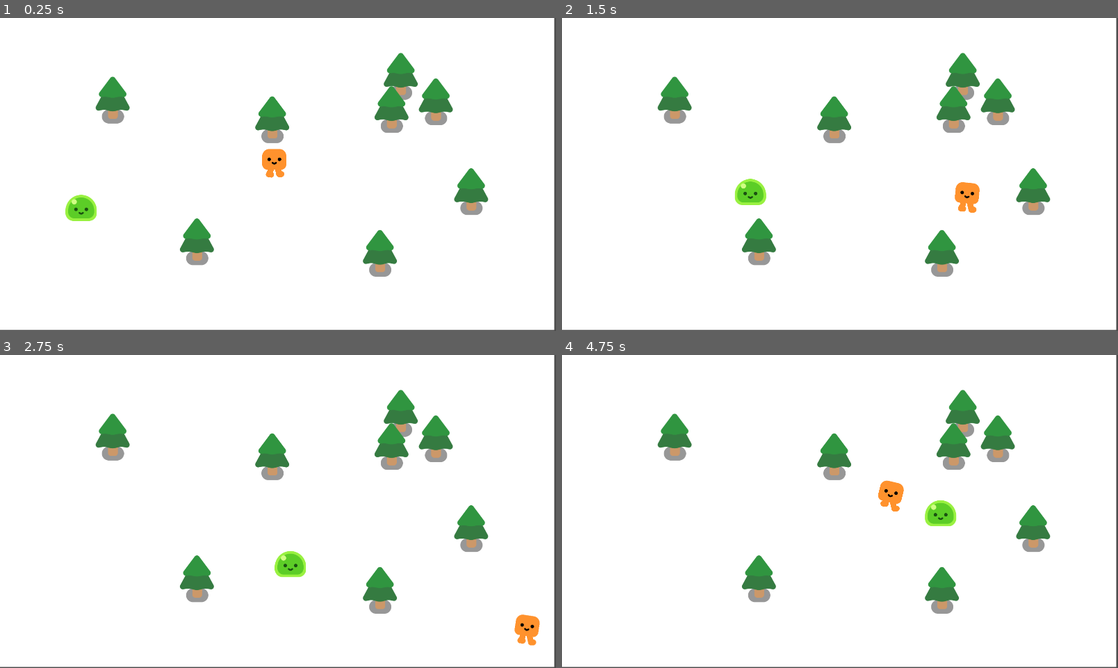
Above: before the commit, frames 1-4 (two rows, left to right).
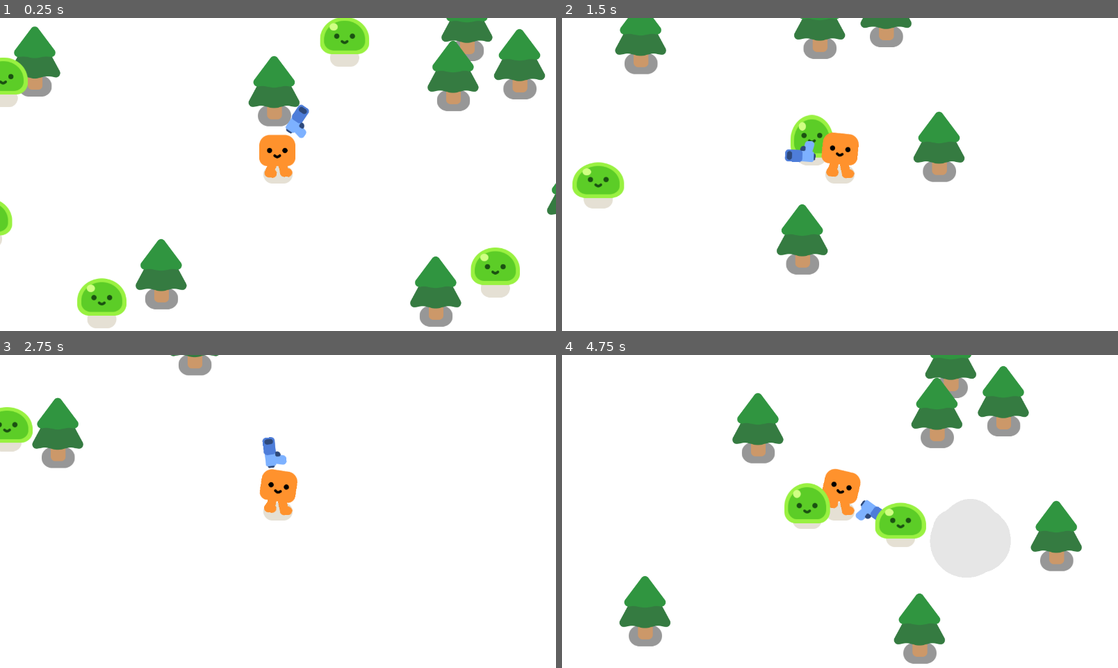
Above: after the commit, the same moments.

Repository: Nexilios/survivor-like
Game: Godot game, scene res://scenes/survivors_game.tscn
Two runs of this game, one before a commit and one after it. Both use one fixed random seed, a clock stepped at 60 frames per second and the inputs below.
Inputs (mouse positions are in pixels of both pictures, inside the frame that each line leads up to):
- Up to frame 1 (0.25 s): no input
- Up to frame 2 (1.5 s): move the mouse to (962, 158) at 0.52 s; hold D (move_right) 0.53-1.28 s; move the mouse to (728, 190) at 1.27 s; hold S (move_down) from 1.28 s (still down)
- Up to frame 3 (2.75 s): move the mouse to (333, 442) at 2.02 s; release S (move_down) at 2.03 s; hold D (move_right) from 2.03 s (still down)
- Up to frame 4 (4.75 s): move the mouse to (812, 574) at 2.77 s; release D (move_right) at 2.78 s; hold W (move_up) 2.78-3.53 s; move the mouse to (1006, 558) at 3.52 s; hold A (move_left) from 3.53 s (still down); move the mouse to (673, 464) at 4.27 s

The runs differ from the first frame. In frame 1, 19% of the frame differs, in the area x 0-100%, y 0-100%; in frame 2, 14%; in frame 3, 9.4%; in frame 4, 20%.

Commit message:
Added new scenes and increased the amount of mob
- Now the player will have a camera that always follow them around the map using PhantomCamera plugin
- Now the map will have an infinite white background
- Added HealthComponent Scene for Health management for Player and Mob
- Added Gun and Bullet Scene
- Implemented shooting mechanics
- Mob now play animations and spawn Smoke when dies
- Edited game window property such as size, borderless, and resizable property for easier debugging

Diff:
--- a/project.godot
+++ b/project.godot
@@ -89,21 +89,13 @@
 
 [display]
 
-window/size/viewport_width=1920
-window/size/viewport_height=1080
-window/size/mode=3
-window/size/resizable=false
-window/size/borderless=true
+window/size/viewport_width=1280
+window/size/viewport_height=720
 window/stretch/mode="viewport"
 
 [dotnet]
 
 project/assembly_name="Getting started with Godot 4"
-
-[editor]
-
-version_control/plugin_name="GitPlugin"
-version_control/autoload_on_startup=true
 
 [editor_plugins]
 
--- /dev/null
+++ b/scenes/bullet.tscn
@@ -0,0 +1,22 @@
+[gd_scene load_steps=4 format=3 uid="uid://cj5iw2o2uloww"]
+
+[ext_resource type="Texture2D" uid="uid://dftkbqwsfd68r" path="res://assets/pistol/projectile.png" id="1_2qagu"]
+[ext_resource type="Script" path="res://scripts/bullet.gd" id="1_tkoo2"]
+
+[sub_resource type="CircleShape2D" id="CircleShape2D_vhwny"]
+radius = 17.0294
+
+[node name="Bullet" type="Area2D"]
+top_level = true
+collision_layer = 0
+collision_mask = 3
+script = ExtResource("1_tkoo2")
+
+[node name="Projectile" type="Sprite2D" parent="."]
+position = Vector2(-11, -1)
+texture = ExtResource("1_2qagu")
+
+[node name="CollisionShape2D" type="CollisionShape2D" parent="."]
+shape = SubResource("CircleShape2D_vhwny")
+
+[connection signal="body_entered" from="." to="." method="_on_body_entered"]
--- /dev/null
+++ b/scenes/gun.tscn
@@ -0,0 +1,31 @@
+[gd_scene load_steps=4 format=3 uid="uid://q5lnlxdb05vr"]
+
+[ext_resource type="Texture2D" uid="uid://cswb5do8rrj7q" path="res://assets/pistol/pistol.png" id="1_27hsx"]
+[ext_resource type="Script" path="res://scripts/gun.gd" id="1_kdow5"]
+
+[sub_resource type="CircleShape2D" id="CircleShape2D_8w2el"]
+radius = 353.013
+
+[node name="Gun" type="Area2D"]
+collision_layer = 0
+collision_mask = 2
+script = ExtResource("1_kdow5")
+
+[node name="CollisionShape2D" type="CollisionShape2D" parent="."]
+shape = SubResource("CircleShape2D_8w2el")
+
+[node name="WeaponPivot" type="Marker2D" parent="."]
+
+[node name="Pistol" type="Sprite2D" parent="WeaponPivot"]
+position = Vector2(91, 2)
+texture = ExtResource("1_27hsx")
+
+[node name="ShootingPoint" type="Marker2D" parent="WeaponPivot/Pistol"]
+unique_name_in_owner = true
+position = Vector2(78, -10)
+
+[node name="Timer" type="Timer" parent="."]
+wait_time = 0.25
+autostart = true
+
+[connection signal="timeout" from="Timer" to="." method="_on_timer_timeout"]
--- /dev/null
+++ b/scenes/health_component.tscn
@@ -0,0 +1,6 @@
+[gd_scene load_steps=2 format=3 uid="uid://lsnw1bwnqst5"]
+
+[ext_resource type="Script" path="res://scripts/health.gd" id="1_48lys"]
+
+[node name="HealthComponent" type="Node2D"]
+script = ExtResource("1_48lys")
--- a/scenes/mob.tscn
+++ b/scenes/mob.tscn
@@ -1,18 +1,26 @@
-[gd_scene load_steps=4 format=3 uid="uid://c468ghrbqxl8m"]
+[gd_scene load_steps=5 format=3 uid="uid://c468ghrbqxl8m"]
 
 [ext_resource type="Script" path="res://scripts/mob.gd" id="1_2u5v6"]
 [ext_resource type="PackedScene" uid="uid://ogik4s70pgwl" path="res://assets/characters/slime/slime.tscn" id="1_cc1db"]
+[ext_resource type="PackedScene" uid="uid://lsnw1bwnqst5" path="res://scenes/health_component.tscn" id="3_hufdj"]
 
 [sub_resource type="CircleShape2D" id="CircleShape2D_lng07"]
 radius = 55.0364
 
-[node name="Mob" type="CharacterBody2D"]
+[node name="Mob" type="CharacterBody2D" node_paths=PackedStringArray("health_component")]
+collision_layer = 2
+collision_mask = 3
 platform_floor_layers = 0
 script = ExtResource("1_2u5v6")
+health_component = NodePath("HealthComponent")
 
 [node name="Slime" parent="." instance=ExtResource("1_cc1db")]
+unique_name_in_owner = true
 position = Vector2(0, 5)
 
 [node name="CollisionShape2D" type="CollisionShape2D" parent="."]
 position = Vector2(0, -23)
 shape = SubResource("CircleShape2D_lng07")
+
+[node name="HealthComponent" parent="." instance=ExtResource("3_hufdj")]
+MAX_HEALTH = 3.0
--- a/scenes/player.tscn
+++ b/scenes/player.tscn
@@ -1,17 +1,46 @@
-[gd_scene load_steps=4 format=3 uid="uid://4pr75ihm50sp"]
+[gd_scene load_steps=10 format=3 uid="uid://4pr75ihm50sp"]
 
 [ext_resource type="PackedScene" uid="uid://pbmyh1qru7p" path="res://assets/characters/happy_boo/happy_boo.tscn" id="1_1u3s1"]
 [ext_resource type="Script" path="res://scripts/player.gd" id="1_3j00y"]
+[ext_resource type="Script" path="res://addons/phantom_camera/scripts/phantom_camera/phantom_camera_2d.gd" id="3_gcjrg"]
+[ext_resource type="Script" path="res://addons/phantom_camera/scripts/resources/tween_resource.gd" id="4_3koir"]
+[ext_resource type="Script" path="res://addons/phantom_camera/scripts/phantom_camera_host/phantom_camera_host.gd" id="5_tdlvr"]
+[ext_resource type="PackedScene" uid="uid://q5lnlxdb05vr" path="res://scenes/gun.tscn" id="6_jc5p4"]
+[ext_resource type="PackedScene" uid="uid://lsnw1bwnqst5" path="res://scenes/health_component.tscn" id="7_yrgnw"]
 
 [sub_resource type="CircleShape2D" id="CircleShape2D_3vjss"]
 radius = 31.0161
 
-[node name="Player" type="CharacterBody2D"]
+[sub_resource type="Resource" id="Resource_jd8m1"]
+script = ExtResource("4_3koir")
+duration = 1.0
+transition = 0
+ease = 2
+
+[node name="Player" type="CharacterBody2D" node_paths=PackedStringArray("health_component")]
 platform_floor_layers = 0
 script = ExtResource("1_3j00y")
+health_component = NodePath("HealthComponent")
 
 [node name="HappyBoo" parent="." instance=ExtResource("1_1u3s1")]
 unique_name_in_owner = true
 
 [node name="CollisionShape2D" type="CollisionShape2D" parent="."]
 shape = SubResource("CircleShape2D_3vjss")
+
+[node name="PhantomCamera2D" type="Node2D" parent="." node_paths=PackedStringArray("follow_target")]
+script = ExtResource("3_gcjrg")
+priority = 1
+follow_mode = 1
+follow_target = NodePath("../HappyBoo")
+tween_resource = SubResource("Resource_jd8m1")
+
+[node name="Camera2D" type="Camera2D" parent="."]
+
+[node name="PhantomCameraHost" type="Node" parent="Camera2D"]
+script = ExtResource("5_tdlvr")
+
+[node name="Gun" parent="." instance=ExtResource("6_jc5p4")]
+position = Vector2(0, -46)
+
+[node name="HealthComponent" parent="." instance=ExtResource("7_yrgnw")]
--- a/scenes/survivors_game.tscn
+++ b/scenes/survivors_game.tscn
@@ -7,7 +7,10 @@
 [node name="Game" type="Node2D"]
 y_sort_enabled = true
 
-[node name="ColorRect" type="ColorRect" parent="."]
+[node name="CanvasLayer" type="CanvasLayer" parent="."]
+layer = -1
+
+[node name="ColorRect" type="ColorRect" parent="CanvasLayer"]
 offset_right = 1914.0
 offset_bottom = 1076.0
 
@@ -40,3 +43,15 @@
 
 [node name="Mob" parent="." instance=ExtResource("3_mykut")]
 position = Vector2(207, 702)
+
+[node name="Mob2" parent="." instance=ExtResource("3_mykut")]
+position = Vector2(1139, 204)
+
+[node name="Mob3" parent="." instance=ExtResource("3_mykut")]
+position = Vector2(1516, 834)
+
+[node name="Mob4" parent="." instance=ExtResource("3_mykut")]
+position = Vector2(485, 918)
+
+[node name="Mob5" parent="." instance=ExtResource("3_mykut")]
+position = Vector2(284, 341)
--- /dev/null
+++ b/scripts/bullet.gd
@@ -0,0 +1,21 @@
+extends Area2D
+
+var travelled_distance: float = 0
+
+func _physics_process(delta):
+	const SPEED: float = 1000.0
+	const RANGE: int = 1200
+	var direction: Vector2 = Vector2.RIGHT.rotated(rotation)
+
+	position += direction * SPEED * delta
+	travelled_distance += SPEED * delta
+
+	if travelled_distance > RANGE:
+		queue_free()
+
+
+func _on_body_entered(body):
+	if body.has_method("take_damage"):
+		body.take_damage()
+
+	queue_free()
--- /dev/null
+++ b/scripts/gun.gd
@@ -0,0 +1,20 @@
+extends Area2D
+
+var enemies_in_range
+
+func _physics_process(delta):
+	enemies_in_range = get_overlapping_bodies()
+	if enemies_in_range.size() > 0:
+		var target_enemy = enemies_in_range.front()
+		look_at(target_enemy.global_position)
+
+func shoot():
+	const BULLET: PackedScene = preload("res://scenes/bullet.tscn")
+	var new_bullet = BULLET.instantiate()
+	new_bullet.global_position = %ShootingPoint.global_position
+	new_bullet.global_rotation = %ShootingPoint.global_rotation
+	%ShootingPoint.add_child(new_bullet)
+
+func _on_timer_timeout():
+	if enemies_in_range.size() > 0:
+		shoot()
--- /dev/null
+++ b/scripts/health.gd
@@ -0,0 +1,19 @@
+extends Node2D
+class_name HealthComponent
+
+@export var MAX_HEALTH := 10.0
+var health: float
+
+func _ready():
+	health = MAX_HEALTH
+
+func take_damage():
+	health -= 1
+
+	if health <= 0:
+		const SMOKE_SCENE = preload("res://assets/smoke_explosion/smoke_explosion.tscn")
+		var smoke = SMOKE_SCENE.instantiate()
+		smoke.global_position = get_parent().global_position
+		get_parent().get_parent().add_child(smoke)
+
+		get_parent().queue_free()
--- a/scripts/mob.gd
+++ b/scripts/mob.gd
@@ -1,8 +1,18 @@
 extends CharacterBody2D
 
+@export var health_component: HealthComponent
 @onready var player = $/root/Game/Player
+
+func _ready():
+	%Slime.play_walk()
 
 func _physics_process(delta):
 	var direction: Vector2 = global_position.direction_to(player.global_position)
 	velocity = direction * 300.0
 	move_and_slide()
+
+func take_damage():
+	%Slime.play_hurt()
+
+	if health_component:
+		health_component.take_damage()
--- a/scripts/player.gd
+++ b/scripts/player.gd
@@ -2,9 +2,10 @@
 
 extends CharacterBody2D
 
-const speed: float = 600.0
+@export var health_component: HealthComponent
 
 func _physics_process(delta):
+	const speed: float = 600.0
 	var direction: Vector2 = Input.get_vector("move_left", "move_right", "move_up", "move_down")
 	velocity = direction * speed;
 	move_and_slide()
